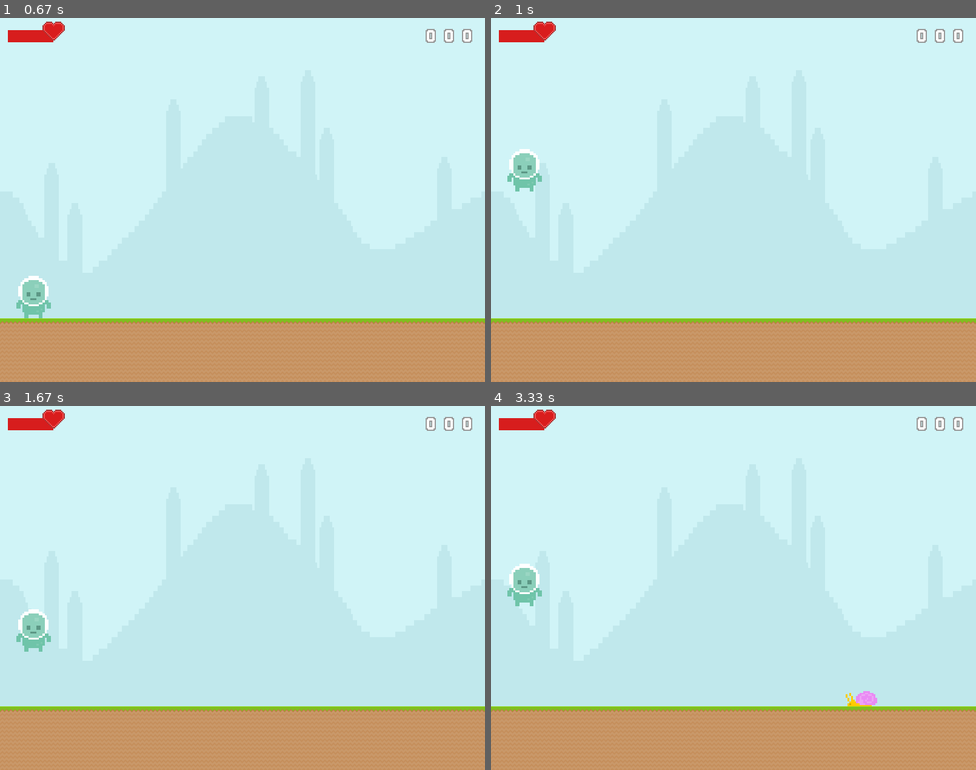
Above: before the commit, frames 1-4 (two rows, left to right).
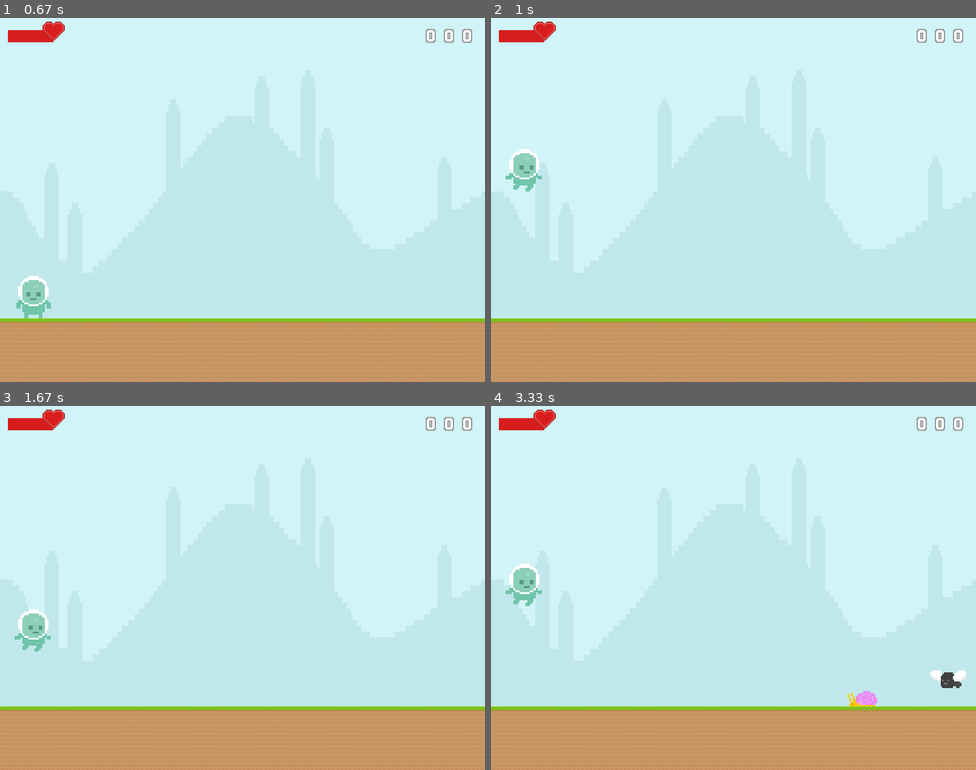
Above: after the commit, the same moments.

Repository: dmajere/pygame-cc
Game: pygame game, started from ultimate/main.py
Same seed, same stepped clock (60 frames per second), same inputs: the game is played once before the commit and once after it.
Inputs:
- Up to frame 1 (0.67 s): click "Start Game" at 0.38 s
- Up to frame 2 (1 s): tap Space at 0.67 s
- Up to frame 3 (1.67 s): tap Space at 1.57 s
- Up to frame 4 (3.33 s): tap Space at 1.87, 2.07, 2.37, 3.13 s

Frame 1 is identical in both runs. In frame 2, less than 0.1% of the frame differs, in the area x 3-11%, y 40-48%; in frame 3, less than 0.1%; in frame 4, 0.4%, in the area x 3-98%, y 47-83%.

Commit message:
change: Animations
Ultimate video finished

Diff:
--- a/ultimate/main.py
+++ b/ultimate/main.py
@@ -6,7 +6,7 @@
 from lib.game import Game
 from lib.types import AttrDict, Coordinate
 from functools import cache
-from monster import Snail
+from monster import Snail, Fly
 from player import Player
 from lib.healthbar import HealthBar
 from lib.scorebar import ScoreBar
@@ -94,6 +94,12 @@
                 second=2,
             )
         )
+        self.timers.append(
+            Timer(
+                self.spawn_fly,
+                second=3,
+            )
+        )
 
     def get_background(self, bg: Background) -> pygame.Surface:
         background_width: int = 231
@@ -137,13 +143,16 @@
         [t.stop() for t in self.timers]
 
     def spawn_snail(self) -> None:
-        self.snail = self.make_snail(self.player.sprite, self.scorebar)
-        self.monster_group.add(self.snail)
-        self.snail.start_at(self.ground.sprite.rect.topright)
+        snail = self.make_snail(self.player.sprite, self.scorebar)
+        snail.start_at(self.ground.sprite.rect.topright)
+        self.monster_group.add(snail)
 
     def make_snail(self, player, score) -> Snail:
         snail_images = {
-            Snail.State.RUN.value: pygame.transform.scale(
+            Snail.State.RUN1.value: pygame.transform.scale(
+                self.get_from_spritesheet(13, 15), (60, 60)
+            ),
+            Snail.State.RUN2.value: pygame.transform.scale(
                 self.get_from_spritesheet(14, 15), (60, 60)
             ),
             Snail.State.HATCHED.value: pygame.transform.scale(
@@ -153,7 +162,34 @@
                 self.get_from_spritesheet(16, 15), (60, 60)
             ),
         }
-        return Snail(player, score, snail_images, Snail.State.RUN, speed=(-3, 0))
+        return Snail(player, score, snail_images, Snail.State.RUN1, speed=(-3, 0))
+
+    def spawn_fly(self) -> None:
+        fly = self.make_fly(self.player.sprite, self.scorebar)
+        x, y = self.ground.sprite.rect.topright
+        fly.start_at((x, y - 20))
+        self.monster_group.add(fly)
+
+    def make_fly(self, player, score) -> Fly:
+        fly_images = {
+            Snail.State.RUN1.value: pygame.transform.scale(
+                self.get_from_spritesheet(13, 14), (60, 60)
+            ),
+            Snail.State.RUN2.value: pygame.transform.scale(
+                self.get_from_spritesheet(14, 14), (60, 60)
+            ),
+            Snail.State.DEAD.value: pygame.transform.scale(
+                self.get_from_spritesheet(15, 14), (60, 60)
+            ),
+        }
+        return Fly(
+            player,
+            score,
+            fly_images,
+            Fly.State.RUN1,
+            speed=(-5, 0),
+            run_animation_speed=5,
+        )
 
     def make_player(self) -> Player:
         player_images = {
@@ -308,7 +344,6 @@
 
             self.screen.blit(background, (0, 0))
 
-            # self.screen.blit(self.title, (300, 50))
             self.ground.draw(self.screen)
             self.healthbar.draw(self.screen, (50, 30))
             self.scorebar.draw(self.screen, (self.screen.get_width() - 50, 30))
--- a/ultimate/monster.py
+++ b/ultimate/monster.py
@@ -1,4 +1,5 @@
 import pygame
+from itertools import cycle
 from typing import Dict, Tuple
 from lib.asset import Static
 from enum import StrEnum
@@ -16,17 +17,20 @@
         state: str,
         speed: Tuple[int, int] = (0, 0),
         damage: float = 1.0,
+        run_animation_speed: int = 20,
     ) -> None:
         super().__init__(images, state)
         self.player = player
         self.score = score
         self.speed_x, self.speed_y = speed
         self.damage = damage
+        self.current_frame = 0
+        self.run_animation_speed = run_animation_speed
 
     def start_at(self, c: Coordinate) -> None:
         self.rect.bottomleft = c
 
-    def move(self) -> None:
+    def _check_borders(self) -> None:
         screen_width, screen_height = pygame.display.get_window_size()
         pos_x, pos_y = self.rect.center
         if (
@@ -37,6 +41,16 @@
         ):
             self.score.add(1)
             self.kill()
+
+    def _run_animation(self) -> None:
+        self.current_frame += 1
+        if self.current_frame >= self.run_animation_speed:
+            self.current_frame = 0
+            self.set_state(self.run_cycle.__next__())
+
+    def move(self) -> None:
+        self._check_borders()
+        pos_x, pos_y = self.rect.center
         self.rect.center = (pos_x + self.speed_x, pos_y + self.speed_y)
 
     def update(self) -> None:
@@ -49,5 +63,38 @@
 class Snail(Monster):
     class State(StrEnum):
         HATCHED = "hatched"
-        RUN = "run"
+        RUN1 = "run1"
+        RUN2 = "run2"
         DEAD = "dead"
+
+    run_cycle = cycle([State.RUN1, State.RUN2])
+
+    def move(self) -> None:
+        self._check_borders()
+        self._run_animation()
+        pos_x, pos_y = self.rect.center
+        self.rect.center = (pos_x + self.speed_x, pos_y + self.speed_y)
+
+
+class Fly(Monster):
+    class State(StrEnum):
+        RUN1 = "run1"
+        RUN2 = "run2"
+        DEAD = "dead"
+
+    _range = list(range(-5, 6))
+    _current = 5
+    _direction = 1
+
+    run_cycle = cycle([State.RUN1, State.RUN2])
+
+    def move(self) -> None:
+        self._check_borders()
+        self._run_animation()
+        pos_x, pos_y = self.rect.center
+        offset_y = self._range[self._current]
+        if self._current == 0 or self._current == len(self._range) - 1:
+            self._direction *= -1
+        self._current += 1 * self._direction
+
+        self.rect.center = (pos_x + self.speed_x, pos_y + self.speed_y + offset_y)
--- a/ultimate/player.py
+++ b/ultimate/player.py
@@ -1,6 +1,7 @@
 import pygame
 from lib.asset import Static
 from enum import IntEnum
+from itertools import cycle
 
 
 class Player(Static):
@@ -17,6 +18,16 @@
     gravity = 0
     in_jump = False
 
+    _walk_frames = cycle([State.WALK1, State.WALK2])
+    _walk_speed = 20
+    _current_frame = 0
+
+    def _animate_walk(self) -> None:
+        self._current_frame += 1
+        if self._current_frame >= self._walk_speed:
+            self._current_frame = 0
+            self.set_state(str(self._walk_frames.__next__()))
+
     def action(self, event: pygame.event.Event) -> None:
         if event.key == pygame.K_SPACE:
             self.jump()
@@ -29,6 +40,7 @@
     def update(self) -> None:
         # if pygame.sprite.collide_rect(self, self.ground.sprite):
         if self.rect.bottom < self.ground.sprite.rect.top:
+            self.set_state(str(self.State.JUMP))
             self.gravity += 1
         elif self.rect.bottom > self.ground.sprite.rect.top:
             self.rect.bottomleft = (
@@ -37,6 +49,8 @@
             )
             self.gravity = 0
             self.in_jump = False
+        else:
+            self._animate_walk()
         self.rect.y += self.gravity
 
     def take_damage(self, damage: int) -> None:
